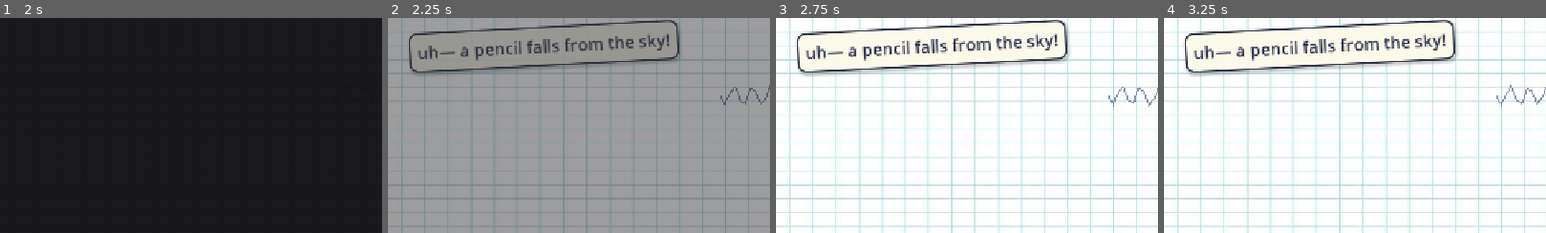
Above: before the commit, frames 1-4 (left to right).
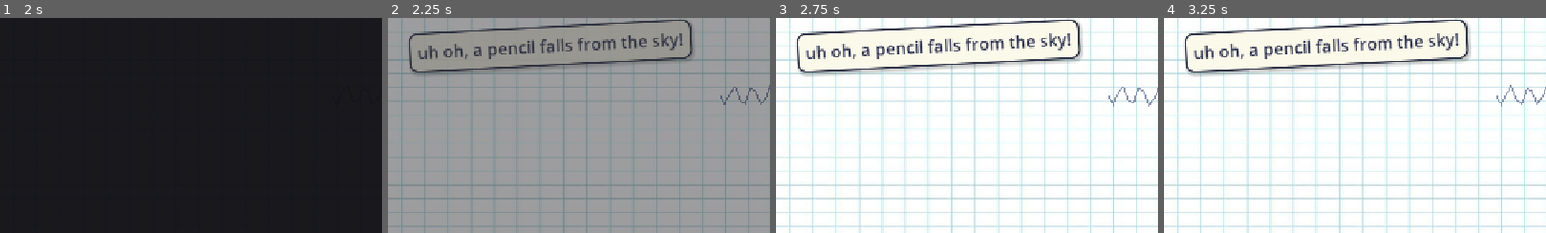
Above: after the commit, the same moments.

Repository: shiarauzo/Shebuiltthis-gamejam
Game: Godot game, scene res://tests/test_main.tscn
The game is run twice, just before and just after one commit, with the same random seed, the same clock (stepped at 60 frames per second) and the same inputs. This scene is started directly instead of the project's main scene.
Inputs (mouse positions are % of the whole screen's width and height, from its top left):
- Up to frame 1 (2 s): tap Enter at 0.5 s; move the mouse to (72, 45) at 0.52 s; hold D 0.53-1.25 s; click (72, 45) at 0.67 s; drag from (30, 55) to (98, 50) at 1.27 s
- Up to frame 2 (2.25 s): move the mouse to (60, 28) at 2.02 s; hold D from 2.03 s (still down)
- Up to frame 3 (2.75 s): keep holding D
- Up to frame 4 (3.25 s): release D at 2.75 s; drag from (45, 70) to (20, 35) at 2.77 s
The pictures show only the part of the screen within x 26-76%, y 0-50%; the shares and areas given below are measured in that part.

Frame 1 is identical in both runs. In frame 2, 2.2% of the frame differs, in the area x 13-80%, y 0-20%; in frame 3, 2.9%, in the area x 13-81%, y 0-21%; in frame 4, 2.9%.

Commit message:
Remove hyphens/dashes from dialogue text

Diff:
--- a/scripts/game.gd
+++ b/scripts/game.gd
@@ -166,12 +166,12 @@
 func _introduce_threats() -> void:
 	if page >= 2 and pencil.target == null:
 		_drop_in_pencil()
-		_say("uh— a pencil falls from the sky!")
+		_say("uh oh, a pencil falls from the sky!")
 	if page >= 3 and not _erasers_on:
 		_erasers_on = true
 		_eraser_timer = 1.2 if _fast else 2.4
 		_spawn_eraser_wave()  # the first one right away
-		_say("erasers!! they're raining down— run!")
+		_say("erasers!! they're raining down, run!")
 
 ## The pencil drops from above, then starts hunting once it lands.
 func _drop_in_pencil() -> void:
@@ -246,7 +246,7 @@
 		# Page 1: nudge the doodle onward when it nears the (invisible) edge.
 		if page == 1 and not _edge_hint_shown and player.global_position.x >= r.position.x + r.size.x - 260.0:
 			_edge_hint_shown = true
-			_say("huh— looks like the path continues →")
+			_say("huh, looks like the path continues →")
 
 		if player.global_position.x >= r.position.x + r.size.x - 24.0:
 			_flip_page()
